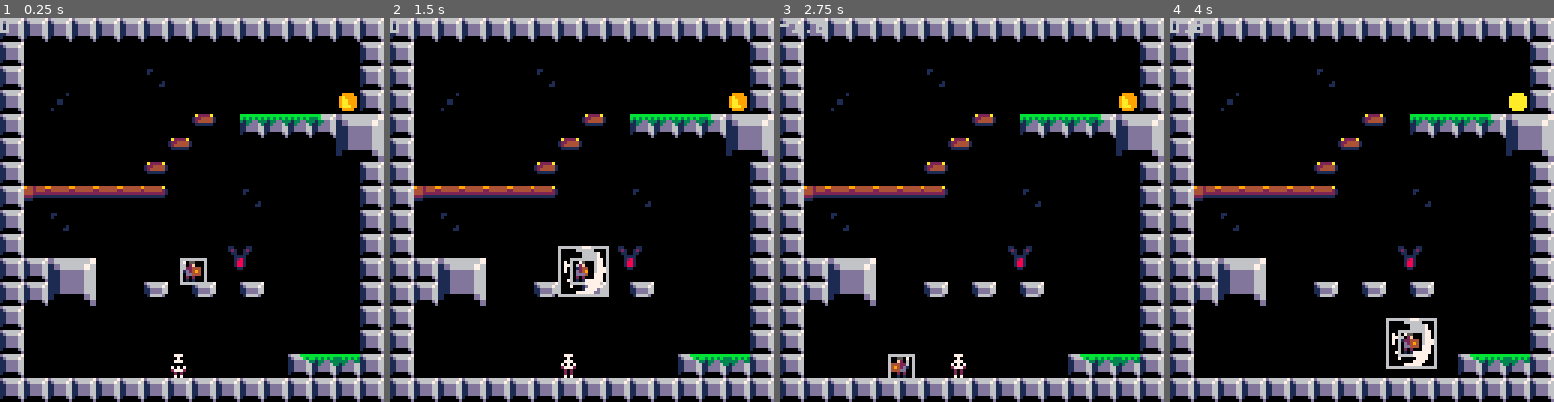
Above: before the commit, frames 1-4 (left to right).
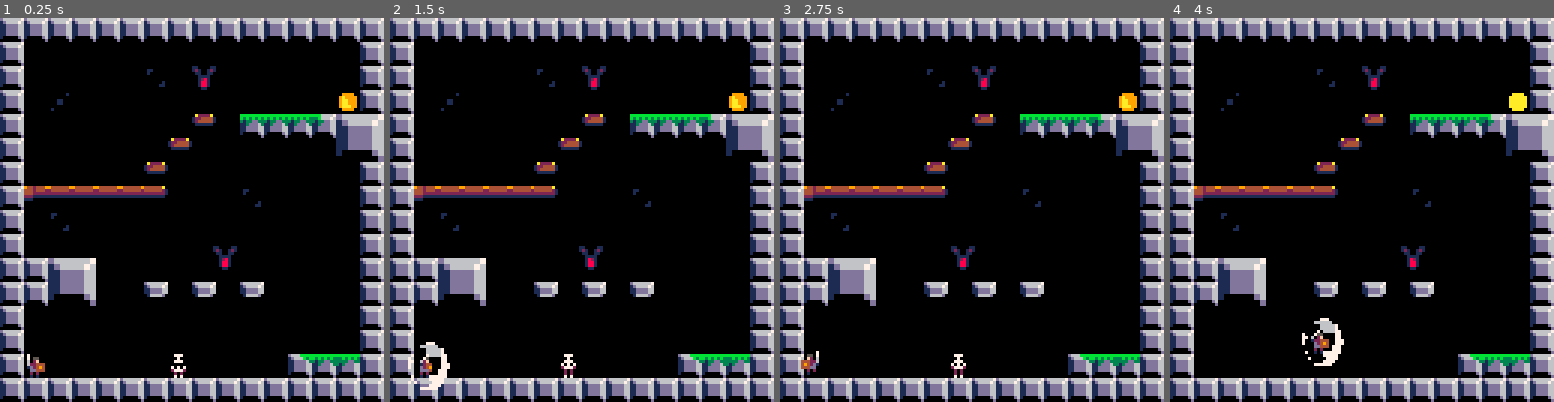
Above: after the commit, the same moments.

Repository: Levrault/pico8-sieur-lacassagne-dungeon
Game: PICO-8 cartridge sieur-lacassagne-dungeon.p8
Two runs of this game, one before a commit and one after it. Both use one fixed random seed, a clock stepped at 60 frames per second and the inputs below.
Inputs:
- Up to frame 1 (0.25 s): no input
- Up to frame 2 (1.5 s): tap O (Z key) at 0.33, 0.7, 1.43 s; tap X (X key) at 1.07 s
- Up to frame 3 (2.75 s): hold Left 1.97-2.37 s; tap X (X key) at 2.07, 2.4, 2.73 s; tap O (Z key) at 2.22 s
- Up to frame 4 (4 s): hold Right 2.87-3.53 s; tap X (X key) at 3.07, 3.4, 3.73 s; tap O (Z key) at 3.1, 3.98 s

The runs differ from the first frame. In frame 1, 1.1% of the frame differs, in the area x 0-66%, y 0-94%; in frame 2, 2.1%; in frame 3, 1.2%; in frame 4, 2.3%, in the area x 0-70%, y 0-92%.

Commit message:
feat(bat): add patrol behavior

Diff:
--- a/sieur-lacassagne-dungeon.p8
+++ b/sieur-lacassagne-dungeon.p8
@@ -61,7 +61,8 @@
 			self.cam_y=0
 
 			--bat
-			add(enemies,make_bat(80,80))
+			add(enemies,make_bat(68,80,20))
+			add(enemies,make_bat(68,20,0))
 
 			--skeleton
 			add(enemies,make_skeleton(60,116))
@@ -70,14 +71,14 @@
 			self.coin=make_coin(116,28)
 
 			--player must created last
-			self.player=make_player(64,70)
+			self.player=make_player(12,120)
 
 		elseif level==1 then
 			self.d_cam_x=128
 			self.d_cam_y=0
 
 			--bat
-			add(enemies,make_bat(228,80))
+			add(enemies,make_bat(228,80,10))
 
 			--skeleton
 			add(enemies,make_skeleton(158,116))
@@ -138,8 +139,6 @@
 		for enemy in all(enemies) do
 			enemy:draw()
 		end
-
-		print(self.player.dy)
 
 		if not self.player.is_alive then
 			print("death")
@@ -503,11 +502,11 @@
 
 		--player
 		ap:draw(x,y,self.w,self.h,fx)
-		hurtbox:draw(x,y)
+		-- hurtbox:draw(x,y)
 
 		--slash
 		if self.slash_active then
-			hitbox:draw(self.x,self.y)
+			-- hitbox:draw(self.x,self.y)
 			slash_ap:draw(x,y,16,16,fx)
 		end
 	end
@@ -529,15 +528,15 @@
 	local e=make_actor(w,h,px,py)
 
 	--state
-	local ap=make_animation_player(anims.a,anims.c)
+	e.ap=make_animation_player(anims.a,anims.c)
 	e.name=name
 
 	e.update=function(self)
-		ap:play()
+		self.ap:play()
 	end
 
 	e.draw=function(self)
-		ap:draw(self.x,self.y,self.w,self.h,self.flipx)
+		self.ap:draw(self.x,self.y,self.w,self.h,self.flipx)
 
 		-- local r=get_rect(self.x,self.y,self.w,self.h)
 		-- rect(r.x0,r.y0,r.x1,r.y1)
@@ -551,7 +550,7 @@
 --px -- x position
 --py -- y position
 --@return b
-function make_bat(px,py)
+function make_bat(px,py,dist)
 	local b=make_enemy(
 		"bat",
 		8,
@@ -570,6 +569,35 @@
 			c="fly"
 		}
 	)
+
+	b.dmin=px-dist
+	b.dmax=px+dist
+	b.speed=60
+	b.max_dx=0.45
+	b.dist=dist
+
+	b.update=function(self)
+		self:patrol()
+		self.ap:play()
+	end
+
+	b.patrol=function(self)
+		if (self.dist==0) return
+
+		if self.dmax<=self.x and self.lx==1 then
+			self.lx=-1
+		elseif self.dmin>=self.x and self.lx==-1 then
+			self.lx=1
+		end
+		printh(self.lx)
+
+		self:motion(self.lx)
+		self.dx=self.speed*self.lx
+		--limit move speed
+		self.dx=mid(-self.max_dx,self.dx,self.max_dx)
+		self.x+=self.dx
+		self:collide_side()
+	end
 
 	return b
 end
